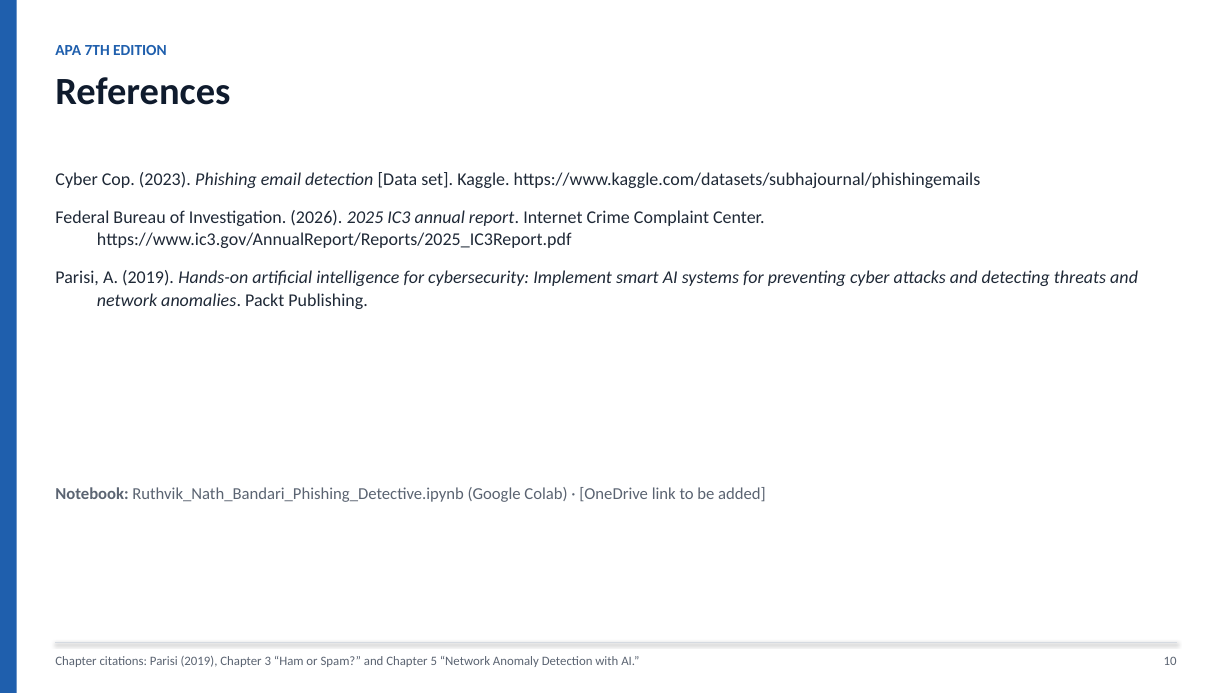
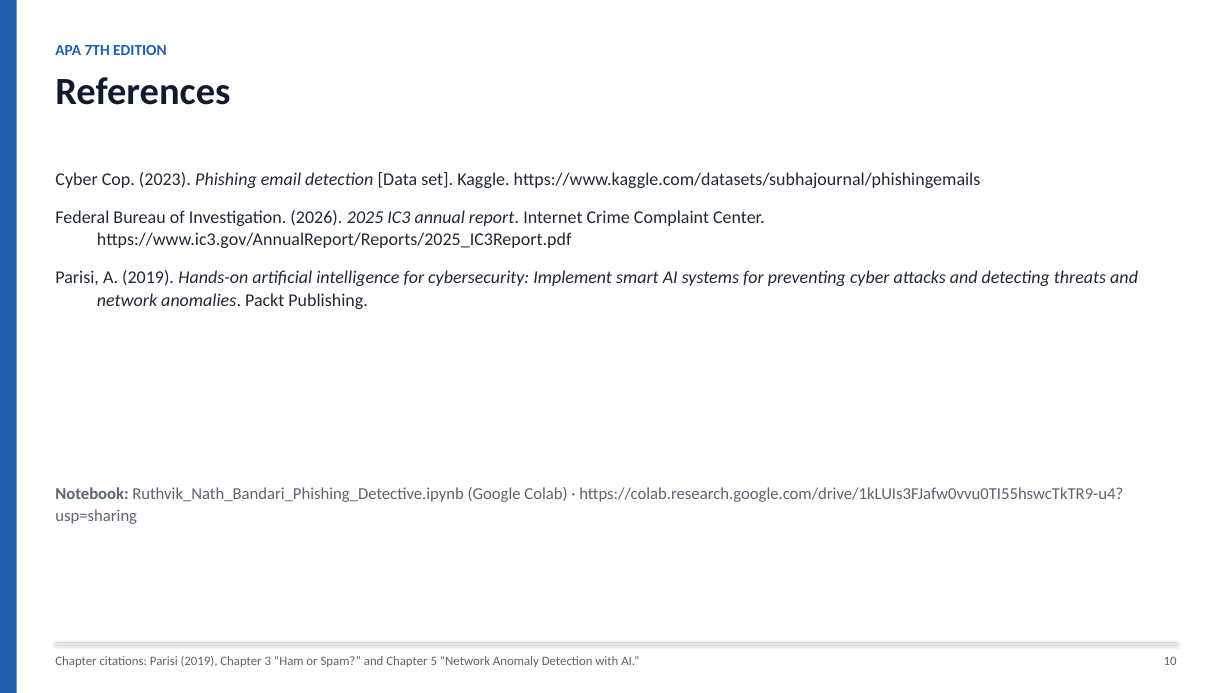
Before and after one commit to Ruthvik-Bandari/ArtificialIntelligence-for-Cybersecurity, a slide deck: slide 10 of module-05-email-analyzer/Bandari_Ruthvik_Nath_Module5_Phishing_Detective.pptx. Drawn at 1232x693 pixels with LibreOffice and Linux fonts; fonts in the diff are those of the drawing. Boxes give left, top, right and bottom in pixels: in the first picture for what was removed or moved away, otherwise in the second. Text is boxed around its words. In the diff, an @@ line names an element or a change of style, - is before the commit and + after.

```diff
--- a/module-05-email-analyzer/Bandari_Ruthvik_Nath_Module5_Phishing_Detective.pptx
+++ b/module-05-email-analyzer/Bandari_Ruthvik_Nath_Module5_Phishing_Detective.pptx
@@ text at (55,487,1123,524): text changed @@
-Notebook: Ruthvik_Nath_Bandari_Phishing_Detective.ipynb (Google Colab) · [OneDrive link to be added]
+Notebook: Ruthvik_Nath_Bandari_Phishing_Detective.ipynb (Google Colab) · https://colab.research.google.com/drive/1kLUIs3FJafw0vvu0TI55hswcTkTR9-u4?usp=sharing
```
Also in this commit, not shown: 6 other slides changed, 3 other files.
